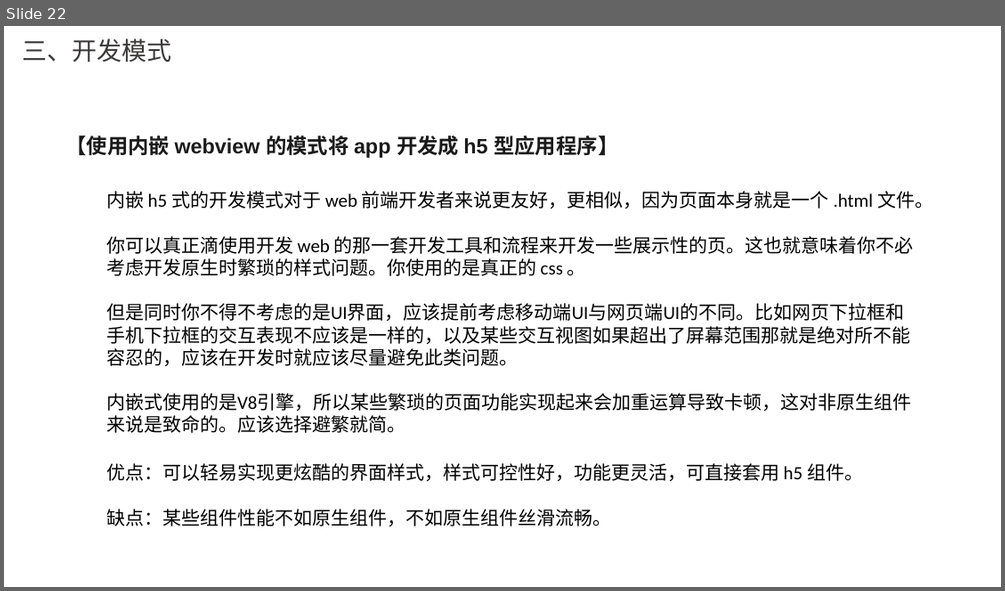
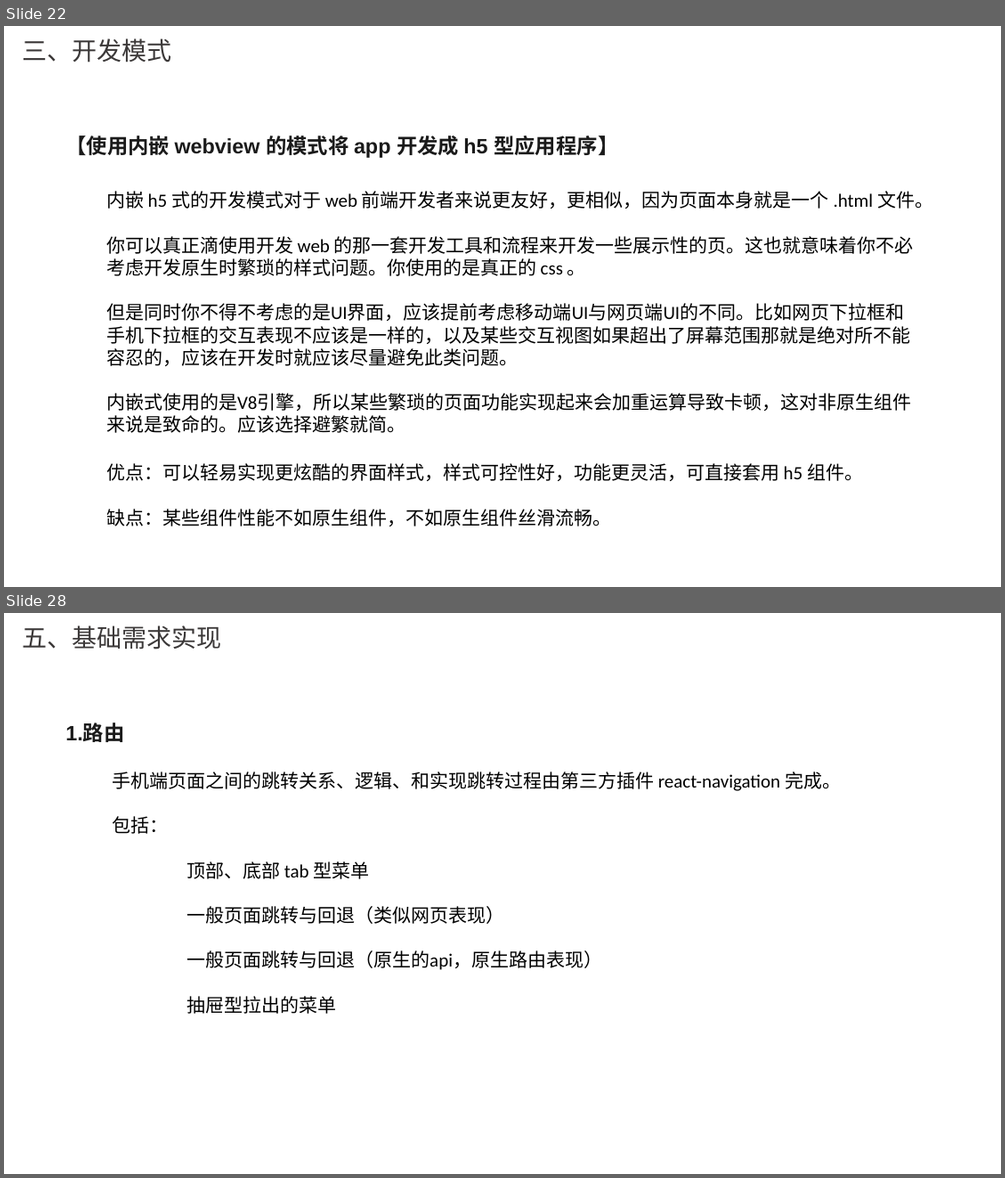
Before and after one commit to whutpsychic/ReactNative, a slide deck: 瑞太智联-RN开发.pptx. Shown one above the other, each under a label of ours: slide 22 before the commit, slides 22 and 28 after it; the slides between them are not shown. The pictures are 1005x591 and 1005x1178 pixels, drawn with LibreOffice and Linux fonts; fonts in the diff are those of the drawing; background and template pictures are left out. Boxes give left, top, right and bottom in pixels: in the first picture for what was removed or moved away, otherwise in the second. Text is boxed around its words. In the diff, an @@ line names an element or a change of style, - is before the commit and + after.

```diff
--- a/瑞太智联-RN开发.pptx
+++ b/瑞太智联-RN开发.pptx
@@ slide 28 added at [4,613,1001,1174], background picture (left out) @@
@@ title added at [22,625,221,649], 24 pt, text #3B3838 @@
+五、基础需求实现
@@ text added at [65,723,124,742], 20 pt, text #1A1A1A, bold @@
+1.路由
@@ text added at [112,771,841,1013], 18 pt, text #000000 @@
+手机端页面之间的跳转关系、逻辑、和实现跳转过程由第三方插件 react-navigation 完成。
+包括：
+顶部、底部 tab 型菜单
+一般页面跳转与回退（类似网页表现）
+一般页面跳转与回退（原生的api，原生路由表现）
+抽屉型拉出的菜单
```
Also in this commit, not shown: 26 other slides added, 1 slide removed, 1 other file.
